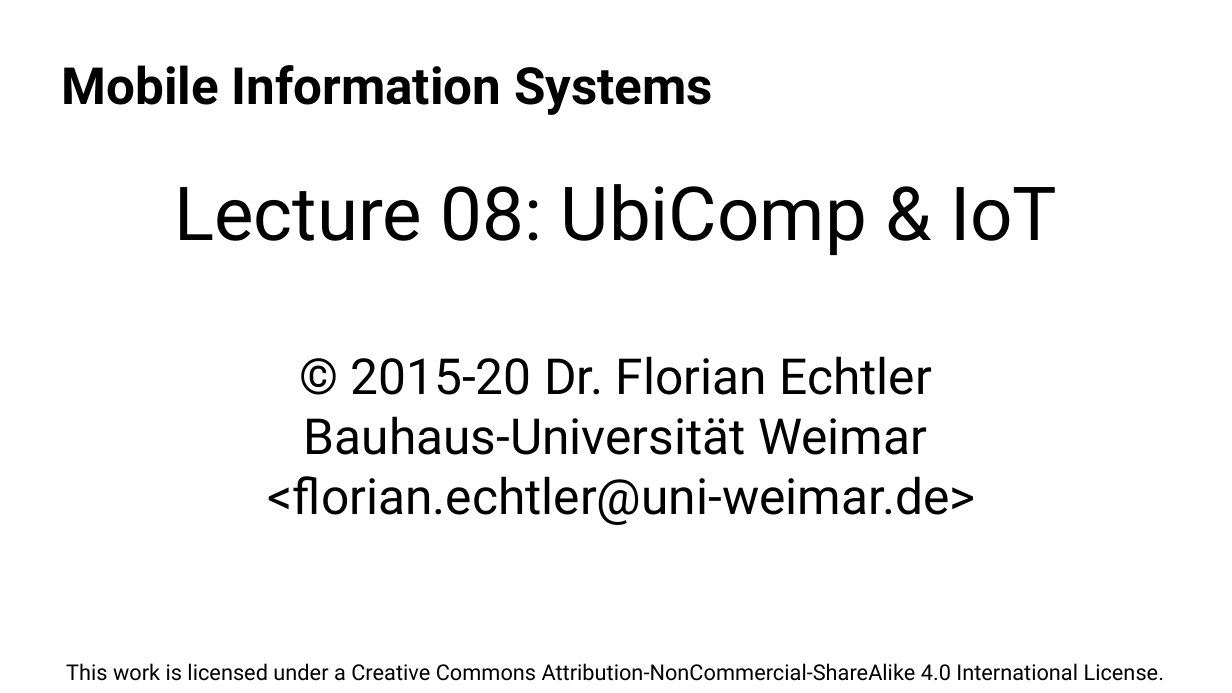
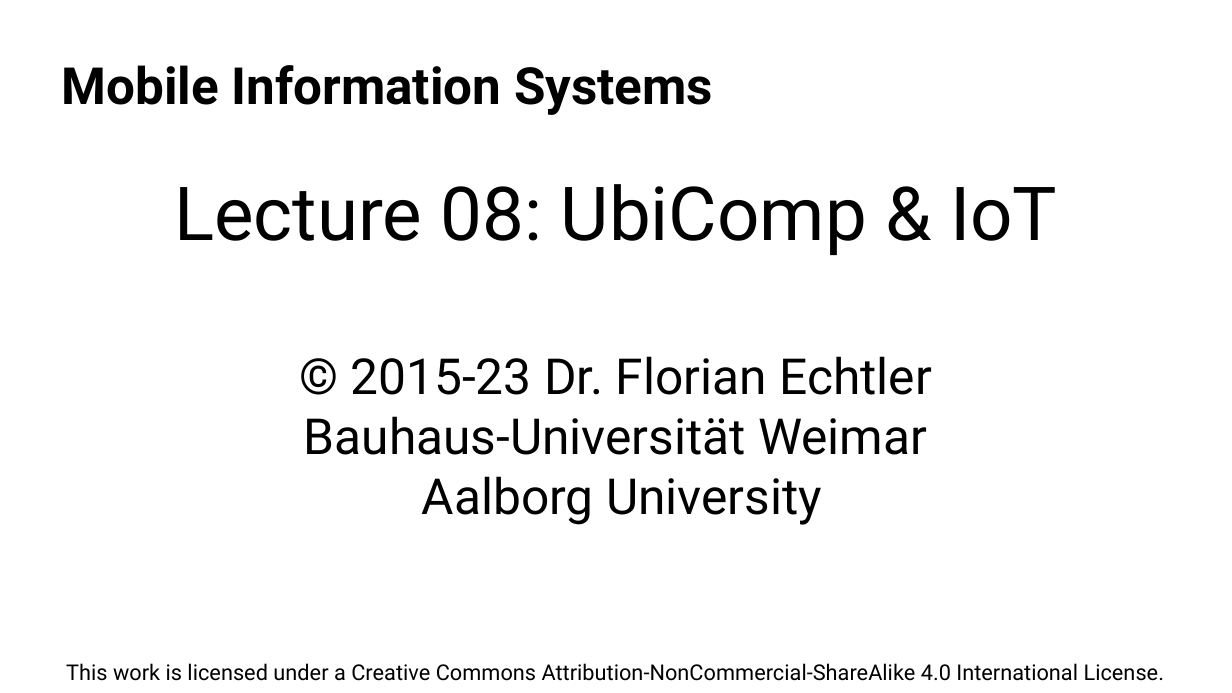
Before and after one commit to floe/mobile-information-systems, a slide deck: slide 1 of 08-ubicomp-iot.odp. Drawn at 1232x693 pixels with LibreOffice and Linux fonts; fonts in the diff are those of the drawing; background and template pictures are left out. Boxes give left, top, right and bottom in pixels: in the first picture for what was removed or moved away, otherwise in the second. Text is boxed around its words. In the diff, an @@ line names an element or a change of style, - is before the commit and + after.

```diff
--- a/08-ubicomp-iot.odp
+++ b/08-ubicomp-iot.odp
@@ text at bbox=[351, 356, 932, 395]: text changed @@
-© 2015-20 Dr. Florian Echtler
+© 2015-23 Dr. Florian Echtler
@@ text at bbox=[422, 476, 822, 525]: text changed @@
-<florian.echtler@uni-weimar.de>
+Aalborg University
```
Also in this commit, not shown: 34 other slides changed, 2 slides removed, 1 other file.
